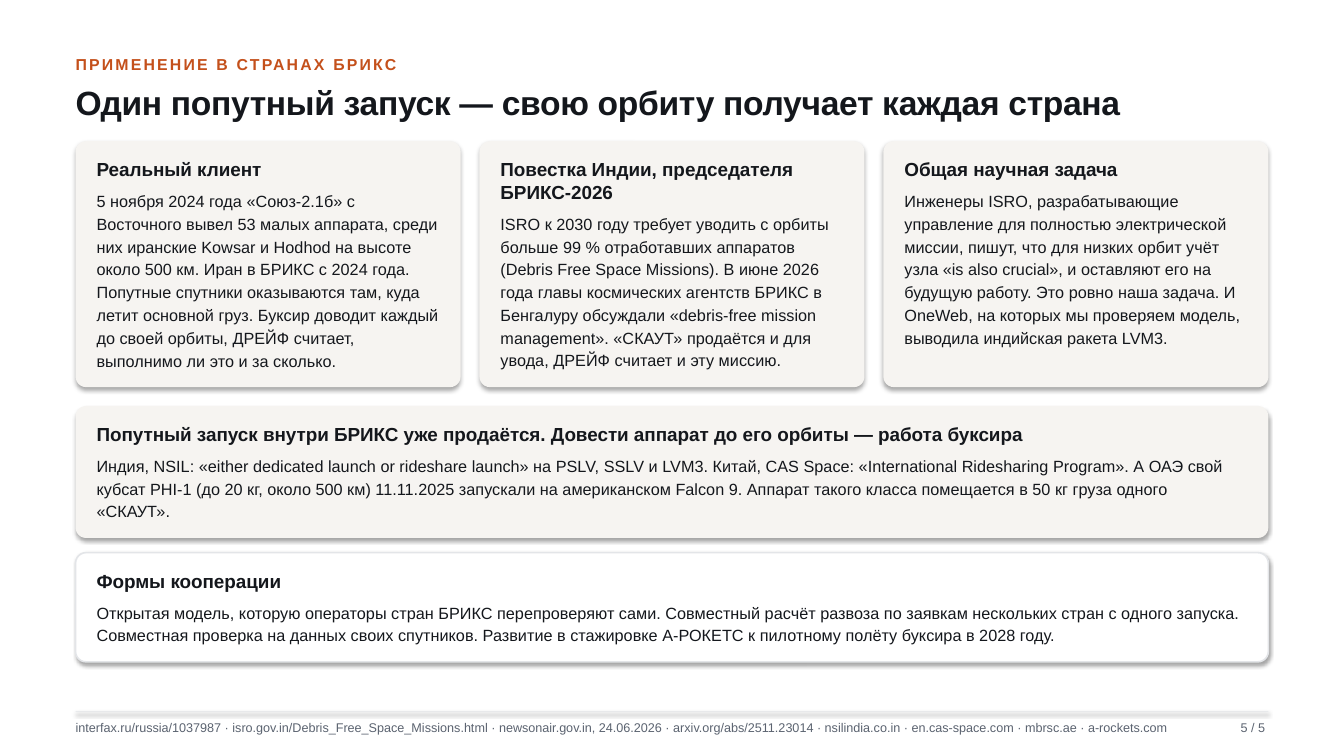
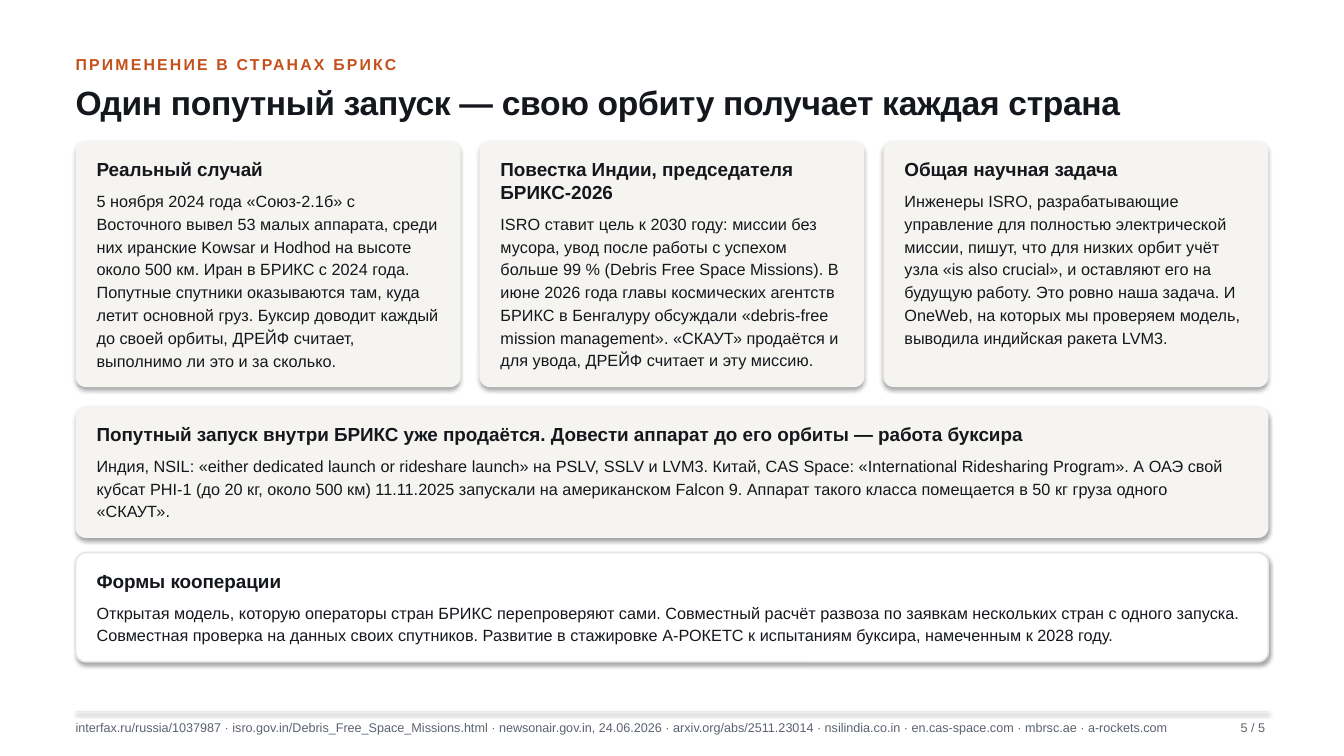
Before and after one commit to andrew-ug/brics-ideathon-2026, a slide deck: slide 5 of out/slides/DREIF_portfolio.pptx. Drawn at 1344x756 pixels with LibreOffice and Linux fonts; fonts in the diff are those of the drawing. Boxes give left, top, right and bottom in pixels: in the first picture for what was removed or moved away, otherwise in the second. Text is boxed around its words. In the diff, an @@ line names an element or a change of style, - is before the commit and + after.

```diff
--- a/out/slides/DREIF_portfolio.pptx
+++ b/out/slides/DREIF_portfolio.pptx
@@ text at (97, 162, 263, 180): text changed @@
-Реальный клиент
+Реальный случай
@@ text at (500, 218, 839, 370): text changed @@
-ISRO к 2030 году требует уводить с орбиты больше 99 % отработавших аппаратов (Debris Free Space Missions). В июне 2026 года главы космических агентств БРИКС в Бенгалуру обсуждали «debris-free mission management». «СКАУТ» продаётся и для увода, ДРЕЙФ считает и эту миссию.
+ISRO ставит цель к 2030 году: миссии без мусора, увод после работы с успехом больше 99 % (Debris Free Space Missions). В июне 2026 года главы космических агентств БРИКС в Бенгалуру обсуждали «debris-free mission management». «СКАУТ» продаётся и для увода, ДРЕЙФ считает и эту миссию.
@@ text at (97, 607, 1239, 645): text changed @@
-Открытая модель, которую операторы стран БРИКС перепроверяют сами. Совместный расчёт развоза по заявкам нескольких стран с одного запуска. Совместная проверка на данных своих спутников. Развитие в стажировке А-РОКЕТС к пилотному полёту буксира в 2028 году.
+Открытая модель, которую операторы стран БРИКС перепроверяют сами. Совместный расчёт развоза по заявкам нескольких стран с одного запуска. Совместная проверка на данных своих спутников. Развитие в стажировке А-РОКЕТС к испытаниям буксира, намеченным к 2028 году.
```
Also in this commit, not shown: 3 other slides changed, 7 other files.
